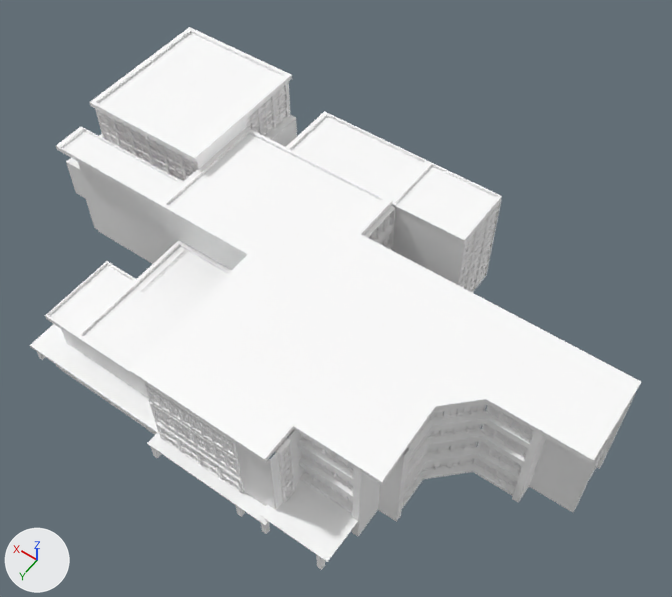
Before and after pictures for a commit that changed the FBX model Assets/Art/Static Meshes/City/Buildings/Unique/SM_Hospital.fbx.
One viewpoint serves both versions: a 50 mm lens placed at (-43.2, 50.5, 88.5), pointed at (-6.7, -0.5, 8.3). Every picture has the same lights, and +X, +Y and +Z are marked at lower left. The picture after the commit comes second. Where no turn or scale is listed for an object, it has been applied to the vertices. Vertices at exactly the same position are counted once.

In view in the first picture: 'SM_Hospital'.
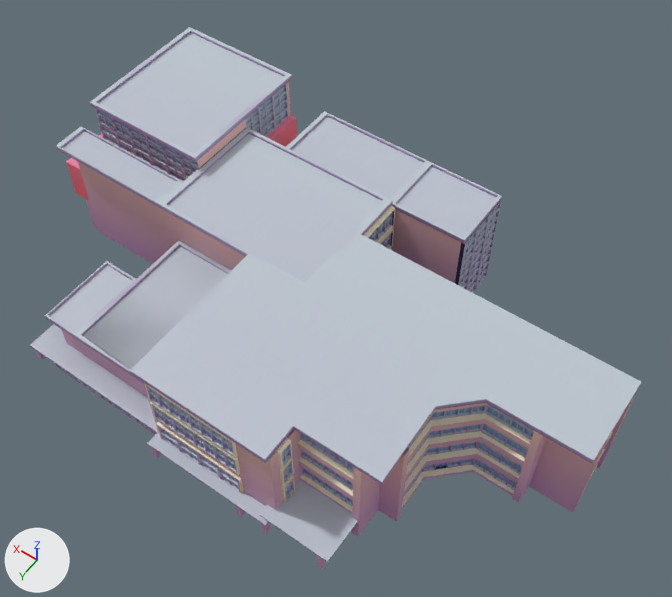
Where the newer file only moved an object's origin or applied its transform, the numbers keep the older frame.

What differs and where, as boxes [x1, y1, x2, y2] in the pictures (672 x 597 px; the box of a moved part takes in the faces that stretch with it):
'SM_Hospital', surface changed (white to grey): [30, 27, 641, 570] in both
part 1 of me_mesh_063, moved or reshaped (mostly hidden): before [469, 405, 497, 470]; after [468, 405, 497, 470]
part 2 of me_mesh_063, moved or reshaped (not visible afterwards): before [144, 254, 182, 289]

What changed in the scene script:
```text
Add img_t_atlas_buildings_bc_png:
    img_t_atlas_buildings_bc_png = load_image('T_Atlas_Buildings_BC.png', '../../../../Textures/City/T_Atlas_Buildings_BC.png', 2048, 2048, 'sRGB')
Change mat_material__26_001:
    remove mat_material__26_001.base_color = (1.0, 1.0, 1.0)  # white #ffffff
    add mat_material__26_001.texture = img_t_atlas_buildings_bc_png
Change me_mesh_063:
    used by ob_sm_hospital; location = (0.0, 0.0, 0.0)
    remove me_mesh_063.from_pydata(...)  # 12308 vertices, 14099 faces; spans x -38.8..30.6, y -20.1..22.9, z 0.0..16.5
    add me_mesh_063.from_pydata(...)  # 12304 vertices, 14103 faces; spans x -38.8..30.6, y -20.1..22.9, z 0.0..16.5
    me_mesh_063 part 1
    19 vertices are removed from x -27.7..-10.5, y -4.4..4.2, z 0.4..13.6
    74 faces are deleted
    28 vertices in x -37.1..-11.9, y -4.4, z 7.5..10.0 move by (0.0, 0.0, -0.1)
    21 vertices move within x -37.1..-10.5, y -4.4, z 10.1
    4 vertices are added at (-10.5, -4.4, 7.4), (-23.8, -4.4, 7.4), (-37.1, -4.3, 0.0), (-37.1, -4.3, 14.3)
    9 new vertices lie (1.3, 0.0, 0.0) away from vertices in x -29.1..-13.1, y -4.4..4.2, z 0.4..13.5
    75 new faces join them
    me_mesh_063 part 2
    6 vertices are removed from x 11.5, y 5.6..10.9, z 7.9..8.0
    35 faces are deleted
    26 vertices in x 11.2..11.5, y 3.0..10.3, z 7.9..8.0 move by (0.0, 0.0, -0.1)
    14 vertices in x 11.2..11.5, y 3.0..10.9, z 7.9..8.0 move by (0.0, 0.0, -0.2)
    3 vertices move within x 11.5, y 6.9..10.9, z 7.9
    6 vertices are added at (11.5, 10.9, 7.9), (11.5, 9.6, 7.9), (11.5, 5.6, 7.9), (11.5, 8.3, 7.7), (11.5, 9.5, 7.7), (11.5, 6.9, 7.7)
    35 new faces join them
    other edits to the shape of me_mesh_063 do not show in these pictures
```
